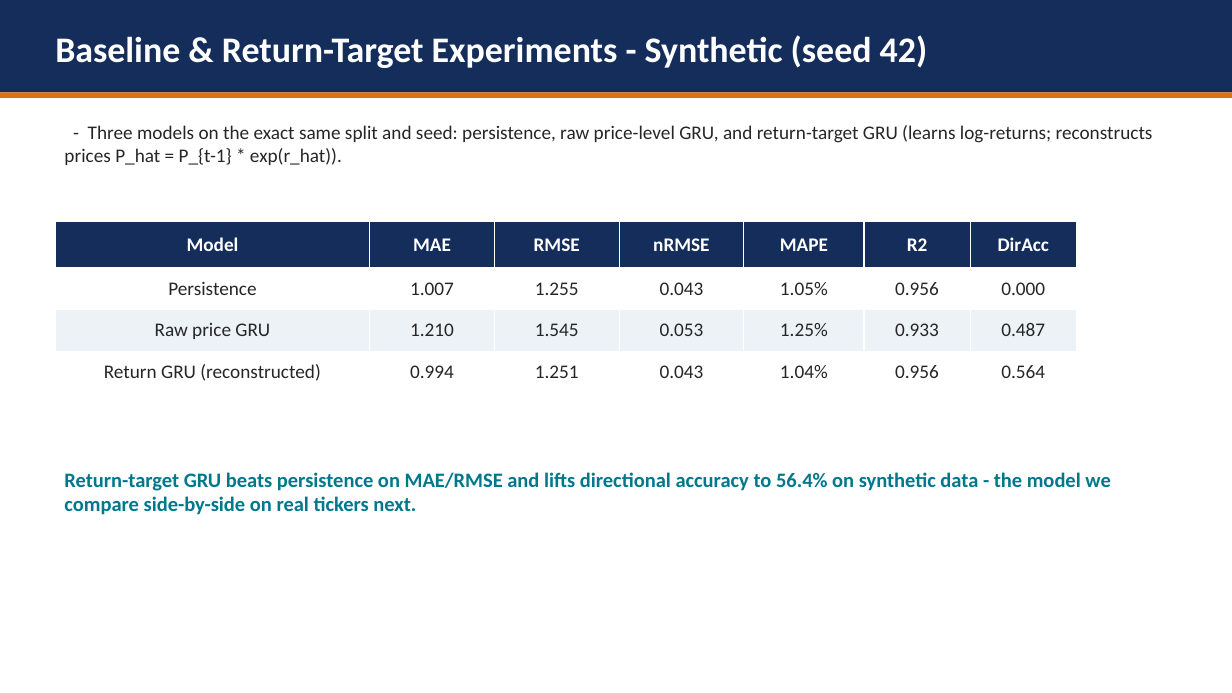
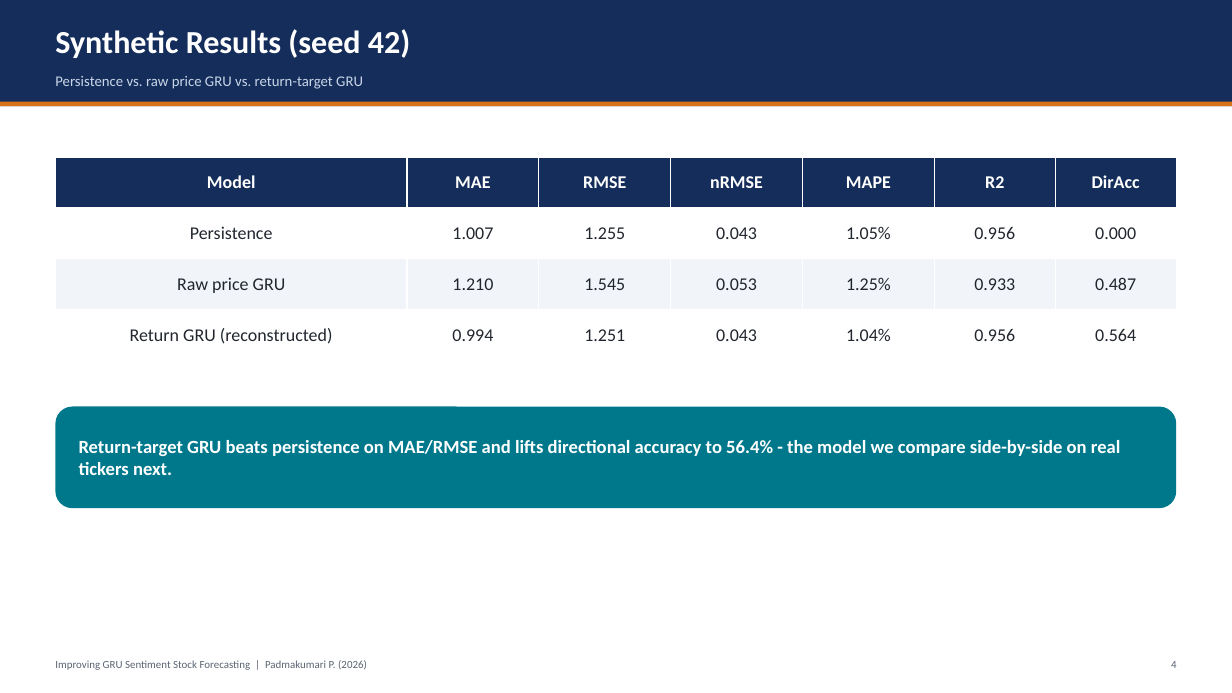
Before and after one commit to hudaifahwins/improving-gru-sentiment-stock-forecasting-padmakumari-maam, a slide deck: slide 5 of PROJECT_PRESENTATION.pptx. Drawn at 1232x693 pixels with LibreOffice and Linux fonts; fonts in the diff are those of the drawing. Boxes give left, top, right and bottom in pixels: in the first picture for what was removed or moved away, otherwise in the second. Text is boxed around its words. In the diff, an @@ line names an element or a change of style, - is before the commit and + after.

Commit message:
design: rebuild presentation with consistent grid, no overlapping shapes

```diff
--- a/PROJECT_PRESENTATION.pptx
+++ b/PROJECT_PRESENTATION.pptx
@@ rectangle: place and size @@
-rectangle at (0,0,1232,92)
+rectangle at (0,0,1232,106)
@@ text at (55,29,410,58): text changed; size 28 to 25 pt @@
-Baseline & Return-Target Experiments - Synthetic (seed 42)
+Synthetic Results (seed 42)
@@ text at (55,76,363,89): text changed; size 15 to 11.5 pt; text colour #262626 to #C9D6E8 @@
-- Three models on the exact same split and seed: persistence, raw price-level GRU, and return-target GRU (learns log-returns; reconstructs prices P_hat = P_{t-1} * exp(r_hat)).
+Persistence vs. raw price GRU vs. return-target GRU
@@ rectangle: place and size @@
-rectangle at (0,92,1232,98)
+rectangle at (0,102,1232,106)
@@ table at (55,157,1178,360) @@
@@ fill #EDF2F7 to #F1F4F9 in row 3 @@
@@ size 15 to 14 pt @@
@@ text colour #262626 to #21262E in "Persistence", "1.007", "1.255", "0.043" and 17 more places @@
@@ table: place and size @@
-table at (55,222,1077,393)
+table at (55,157,1178,360)
@@ rounded rectangle added at (55,407,1177,508), fill #00788C @@
@@ text at (79,440,1121,475): text changed; size 16 to 14.5 pt; text colour #00788C to #FFFFFF @@
-Return-target GRU beats persistence on MAE/RMSE and lifts directional accuracy to 56.4% on synthetic data - the model we compare side-by-side on real tickers next.
+Return-target GRU beats persistence on MAE/RMSE and lifts directional accuracy to 56.4% - the model we compare side-by-side on real tickers next.
@@ text "Return-target GRU beats persistence on ..." at (79,440,1121,475): vertical alignment top to middle @@
@@ text added at (55,660,367,670), 8.5 pt, text #5A6472 @@
+Improving GRU Sentiment Stock Forecasting | Padmakumari P. (2026)
@@ text added at (1171,661,1177,668), 8.5 pt, text #5A6472 @@
+4
```
Also in this commit, not shown: 11 other slides changed.
